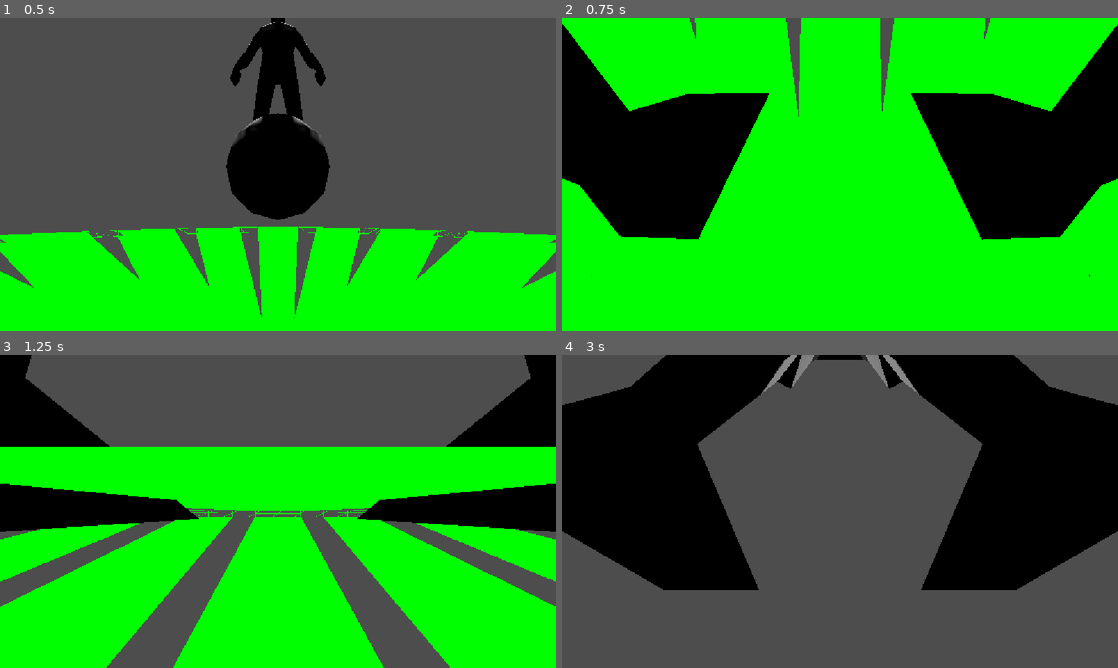
Above: before the commit, frames 1-4 (two rows, left to right).
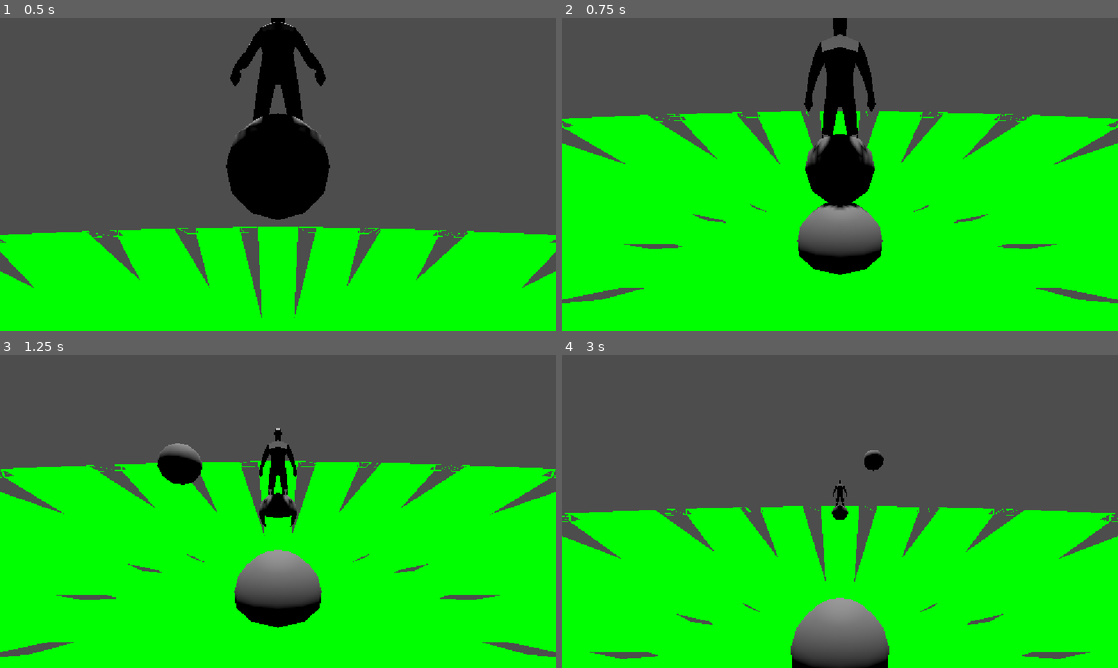
Above: after the commit, the same moments.

Repository: XMNNguyen/Soulslike_Roguelike
Game: Godot game, scene res://Scenes/main.tscn
Two runs of this game, one before a commit and one after it. Both use one fixed random seed, a clock stepped at 60 frames per second and the inputs below.
Inputs (mouse positions are in pixels of both pictures, inside the frame that each line leads up to):
- Up to frame 1 (0.5 s): no input
- Up to frame 2 (0.75 s): move the mouse to (867, 174) at 0.52 s; hold W (forward) from 0.53 s (still down); tap Space (dodge) at 0.6 s
- Up to frame 3 (1.25 s): keep holding W (forward)
- Up to frame 4 (3 s): keep holding W (forward); move the mouse to (812, 511) at 1.27 s; tap Space (dodge) at 1.35, 2.1, 2.85 s; move the mouse to (851, 505) at 2.02 s; move the mouse to (834, 517) at 2.77 s

Frame 1 is identical in both runs. In frame 2, 58% of the frame differs, in the area x 0-100%, y 0-92%; in frame 3, 38%; in frame 4, 76%, in the area x 0-100%, y 0-100%.

Commit message:
removed spring arm node

Diff:
--- a/soulslike-roguelike/Scenes/Entities/Camera/user_camera.tscn
+++ b/soulslike-roguelike/Scenes/Entities/Camera/user_camera.tscn
@@ -2,19 +2,28 @@
 
 [ext_resource type="Script" uid="uid://ccbkgpket7ga4" path="res://Scripts/Entities/Camera/user_camera.gd" id="1_5isc7"]
 
+[sub_resource type="SeparationRayShape3D" id="SeparationRayShape3D_mhmnr"]
+
 [node name="UserCamera" type="Node3D" unique_id=200592742]
 script = ExtResource("1_5isc7")
+
+[node name="CSGSphere3D" type="CSGSphere3D" parent="." unique_id=1160670051]
 
 [node name="Pivot" type="Node3D" parent="." unique_id=1261018848]
 
 [node name="CSGSphere3D" type="CSGSphere3D" parent="Pivot" unique_id=1412460164]
 
-[node name="CSGSphere3D" type="CSGSphere3D" parent="." unique_id=1160670051]
+[node name="SpringArm3D" type="SpringArm3D" parent="Pivot" unique_id=768461349]
+shape = SubResource("SeparationRayShape3D_mhmnr")
+spring_length = 5.0
+
+[node name="FollowPoint" type="Node3D" parent="Pivot/SpringArm3D" unique_id=1949005063]
+
+[node name="CSGSphere3D" type="CSGSphere3D" parent="Pivot/SpringArm3D/FollowPoint" unique_id=493454591]
+transform = Transform3D(1, 0, 0, 0, 1, 0, 0, 0, 1, 0, 1.3887647, 2.0324173)
+radius = 0.3
 
 [node name="Camera3D" type="Camera3D" parent="." unique_id=1985725044]
 transform = Transform3D(1, 0, 0, 0, 1, 0, 0, 0, 1, 0, 1.5562176, 1.9189181)
 
 [node name="CSGSphere3D" type="CSGSphere3D" parent="Camera3D" unique_id=2081252035]
-
-[node name="SpringArm3D" type="SpringArm3D" parent="." unique_id=768461349]
-spring_length = 5.0
--- a/soulslike-roguelike/Scripts/Entities/Camera/user_camera.gd
+++ b/soulslike-roguelike/Scripts/Entities/Camera/user_camera.gd
@@ -3,8 +3,9 @@
 
 
 @onready var pivot : Node3D = $Pivot
-@onready var spring_arm : SpringArm3D = $SpringArm3D
+@onready var spring_arm : SpringArm3D = $Pivot/SpringArm3D
 @onready var camera : Camera3D = $Camera3D
+@onready var follow_point : Node3D = $Pivot/SpringArm3D/FollowPoint
 
 @export var sensitivity : float = 0.01
 @export var tilt_limit : float = 70.0
@@ -29,7 +30,6 @@
 
 
 func _input(event: InputEvent) -> void:
-	var input_dir := Input.get_vector("left", "right", "forward", "backward")
 	if event is InputEventMouseMotion:
 		spring_arm.rotation.x -= event.relative.y * sensitivity
 		spring_arm.rotation.y -= event.relative.x * sensitivity
@@ -43,10 +43,6 @@
 func free_move(delta: float) -> void:
 	if target == null:
 		return
-	var input_dir := Input.get_vector("left", "right", "forward", "backward")
-
-	if input_dir.y:
-		camera.global_position = pivot.global_position
 
 	pivot.global_position = lerp(pivot.global_position, target.global_position, 0.5)
 	# always have camera look at the target
--- a/soulslike-roguelike/Scripts/Entities/Nodes/ControllerNodes/manual_movement_controller.gd
+++ b/soulslike-roguelike/Scripts/Entities/Nodes/ControllerNodes/manual_movement_controller.gd
@@ -25,6 +25,7 @@
 		forward.y = 0.0
 		right.y = 0.0
 
+		# calculate both the forward and orbit velocity
 		forward = forward.normalized()
 		right = calc_orbit_velocity(input_dir, delta)
 
@@ -32,6 +33,7 @@
 	else:
 		direction = Vector3(input_dir.x, 0.0, input_dir.y)
 
+	# move our player based on if we have a velocity or not
 	if direction:
 		direction = direction.normalized()
 
